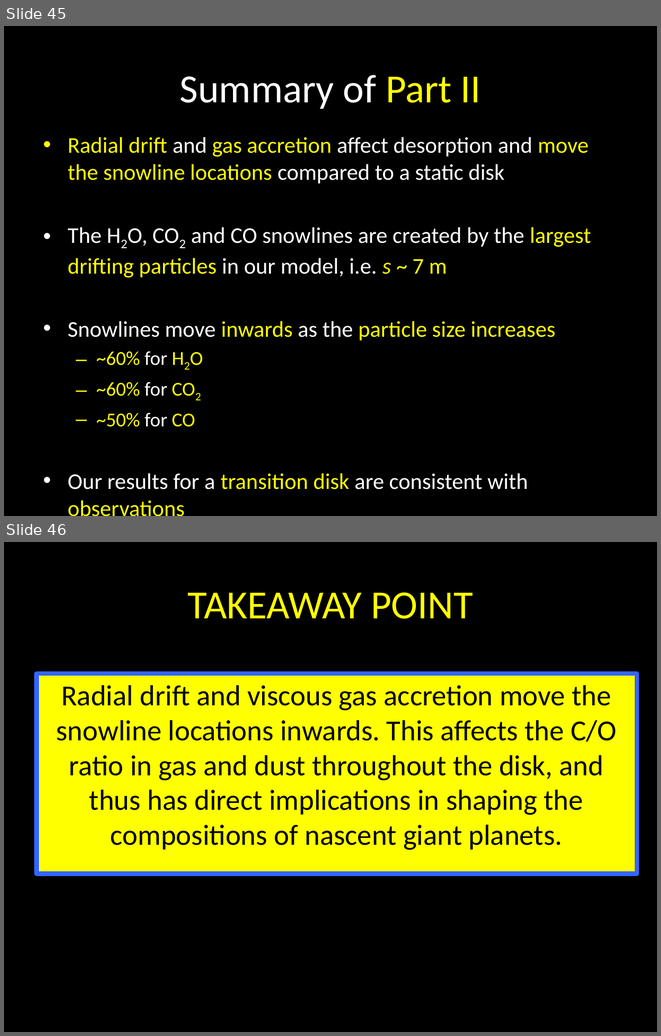
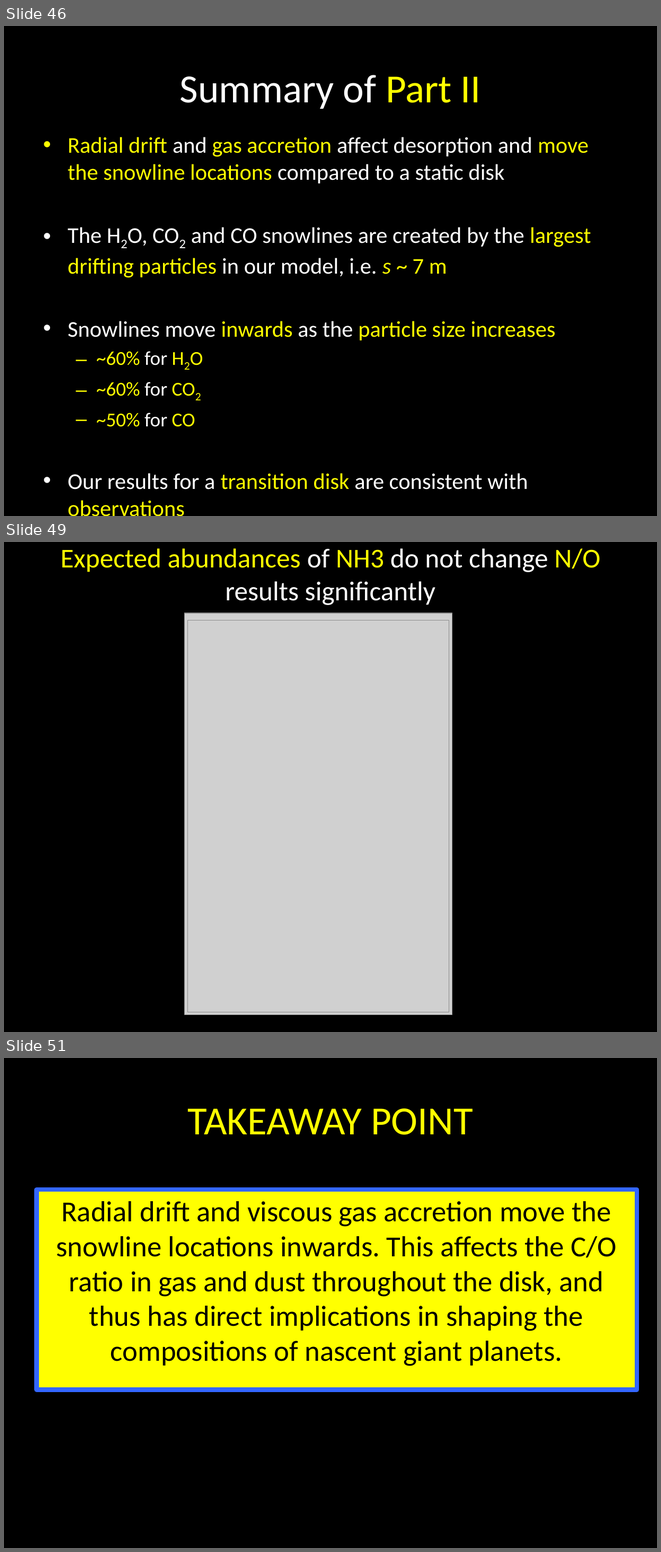
Before and after one commit to apiso/Thesis, a slide deck: slides/CIPS_talk.pptx. Shown one above the other, each under a label of ours: slides 45 and 46 before the commit, slides 46, 49 and 51 after it; the slides between them are not shown. The pictures are 661x1036 and 661x1552 pixels, drawn with LibreOffice and Linux fonts; fonts in the diff are those of the drawing; grey boxes stand for pictures. Boxes give left, top, right and bottom in pixels: in the first picture for what was removed or moved away, otherwise in the second. Text is boxed around its words. In the diff, an @@ line names an element or a change of style, - is before the commit and + after.

```diff
--- a/slides/CIPS_talk.pptx
+++ b/slides/CIPS_talk.pptx
@@ slide 49 added at [4, 542, 657, 1032], background #000000 @@
@@ title added at [61, 548, 600, 605], 30 pt, text #FFFFFF @@
+Expected abundances of NH3 do not change N/O results significantly
@@ picture added at [184, 613, 452, 1015] @@
@@ picture added at [188, 620, 449, 1012] @@
@@ what was slide 45 is now slide 46 @@
@@ what was slide 46 is now slide 51 @@
```
Also in this commit, not shown: 4 slides changed, 4 other slides added, 5 other files.
